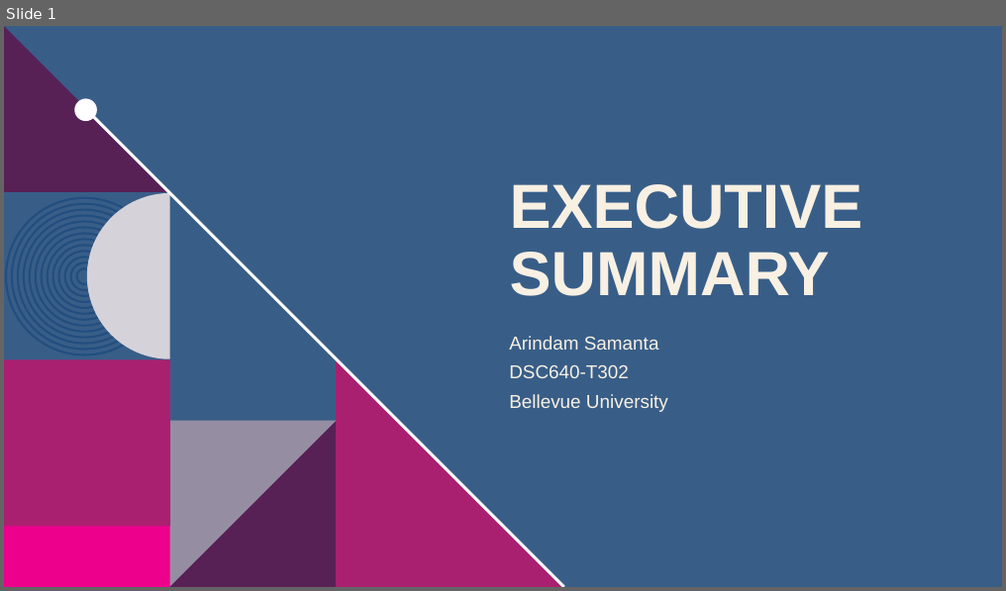
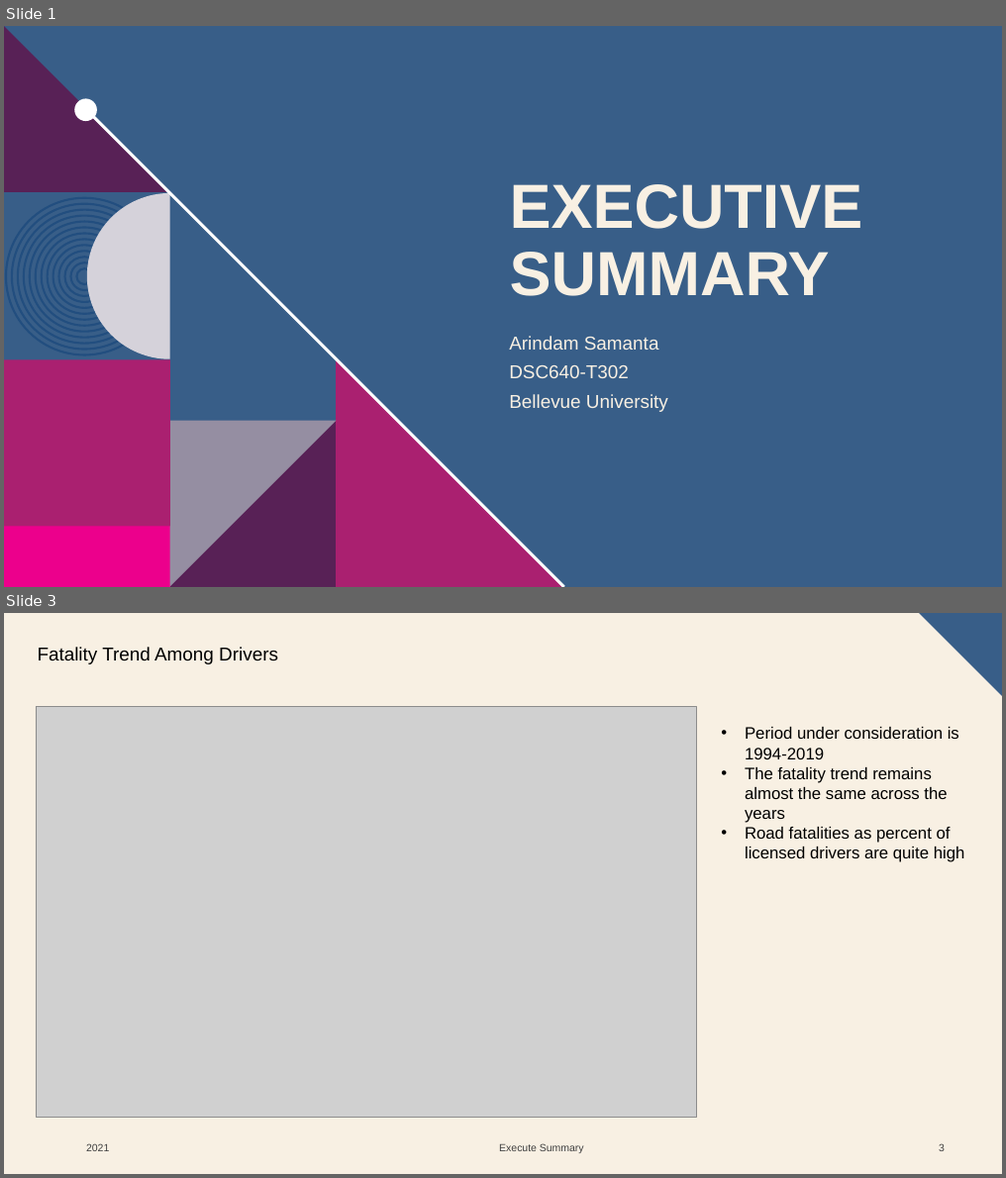
Before and after one commit to samantoz/dsc640-data_presentation, a slide deck: term_project/Executive Summary.pptx. Shown one above the other, each under a label of ours: slide 1 before the commit, slides 1 and 3 after it; the slides between them are not shown. The pictures are 1006x591 and 1006x1178 pixels, drawn with LibreOffice and Linux fonts; fonts in the diff are those of the drawing; grey boxes stand for pictures; background and template pictures are left out. Boxes give left, top, right and bottom in pixels: in the first picture for what was removed or moved away, otherwise in the second. Text is boxed around its words. In the diff, an @@ line names an element or a change of style, - is before the commit and + after.

```diff
--- a/term_project/Executive Summary.pptx
+++ b/term_project/Executive Summary.pptx
@@ slide 3 added at (4, 613, 1002, 1174), background #F8F0E3 @@
@@ freeform shape added at (919, 613, 1002, 696), fill #385E88 @@
@@ text added at (38, 647, 278, 664), 18 pt, text #000000 @@
+Fatality Trend Among Drivers
@@ picture added at (36, 707, 696, 1118) @@
@@ text added at (745, 727, 965, 862), 16 pt, text #000000 @@
+• Period under consideration is 1994-2019
+• The fatality trend remains almost the same across the years
+• Road fatalities as percent of licensed drivers are quite high
@@ text added at (86, 1144, 109, 1152), 10 pt, text #404040 @@
+2021
@@ text added at (499, 1144, 584, 1154), 10 pt, text #404040 @@
+Execute Summary
@@ page number added at (939, 1144, 944, 1152), 10 pt, text #404040 @@
+3
```
Also in this commit, not shown: 1 slide changed, 2 other slides added, 3 slides removed, 4 other files.
